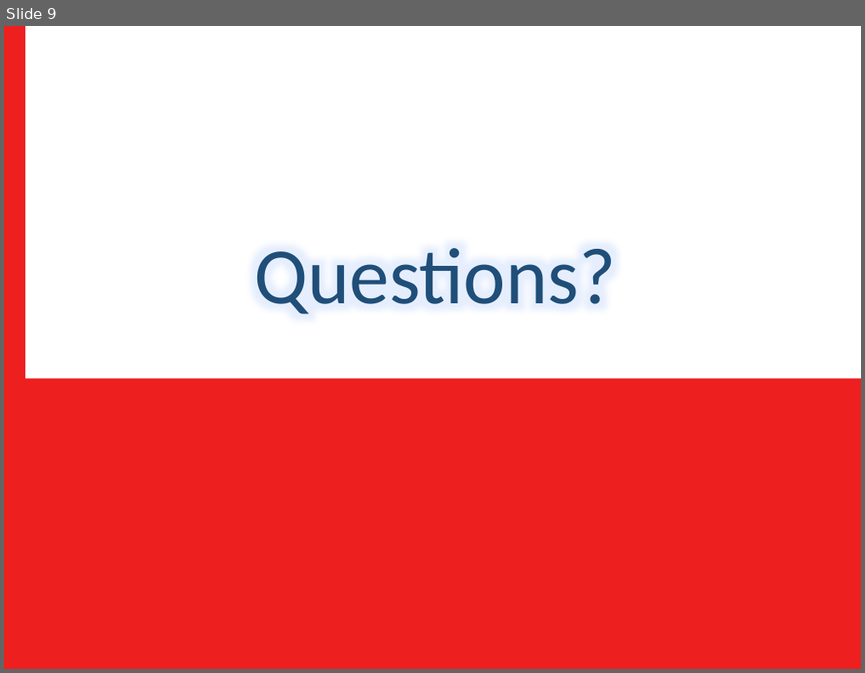
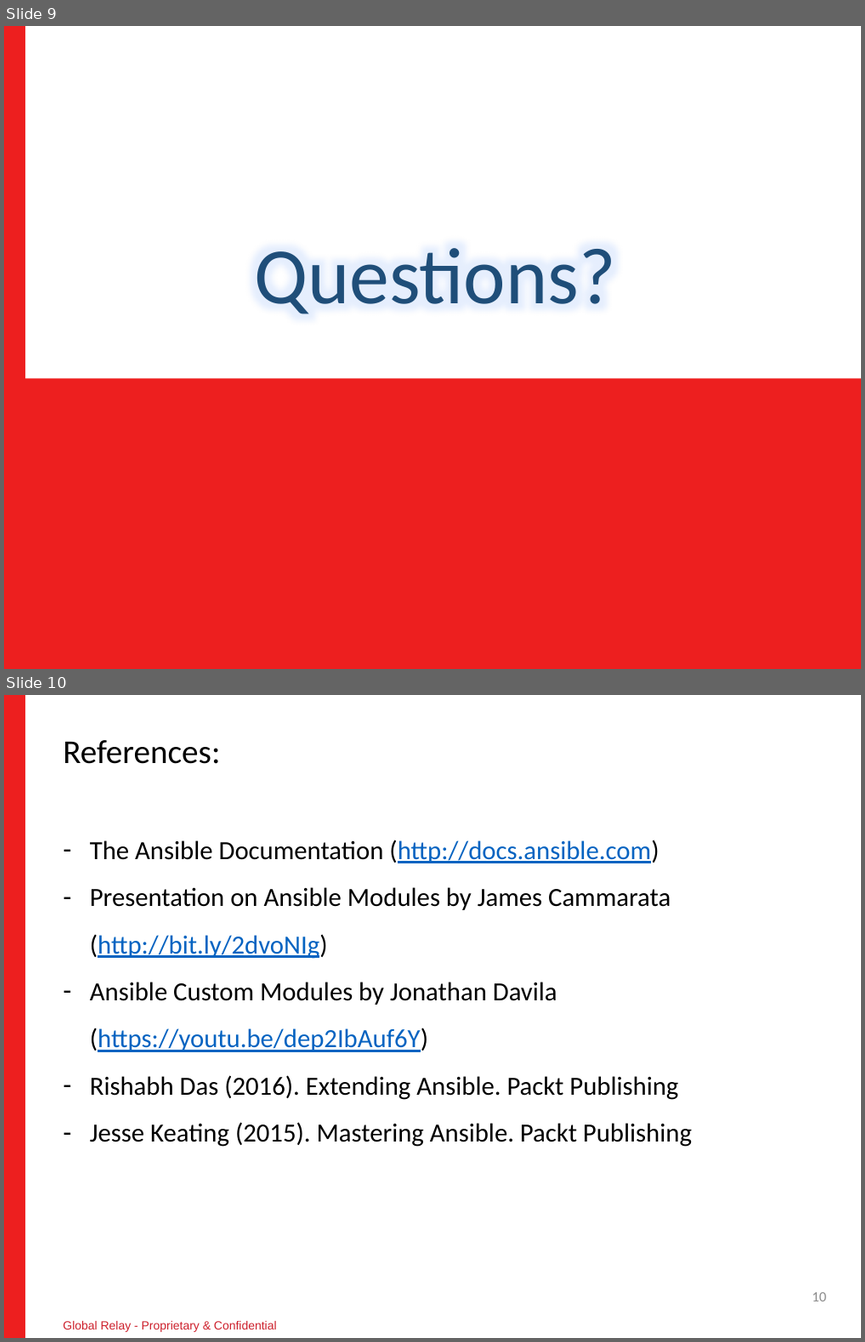
Before and after one commit to samsheriff/ansible, a slide deck: Ansible_Module_Present-Sep2016.pptx. Shown one above the other, each under a label of ours: slide 9 before the commit, slides 9 and 10 after it. The pictures are 865x673 and 865x1342 pixels, drawn with LibreOffice and Linux fonts; fonts in the diff are those of the drawing; background and template pictures are left out. Boxes give left, top, right and bottom in pixels: in the first picture for what was removed or moved away, otherwise in the second. Text is boxed around its words. In the diff, an @@ line names an element or a change of style, - is before the commit and + after.

```diff
--- a/Ansible_Module_Present-Sep2016.pptx
+++ b/Ansible_Module_Present-Sep2016.pptx
@@ slide 10 added at <box>4,695,861,1338</box>, background #FFFFFF; not listed: 1 template element that a slide beside it also shows @@
@@ text added at <box>63,740,692,1146</box>, 22 pt, text #000000 @@
+References:
+– The Ansible Documentation (http://docs.ansible.com)
+– Presentation on Ansible Modules by James Cammarata (http://bit.ly/2dvoNIg)
+– Ansible Custom Modules by Jonathan Davila (https://youtu.be/dep2IbAuf6Y)
+– Rishabh Das (2016). Extending Ansible. Packt Publishing
+– Jesse Keating (2015). Mastering Ansible. Packt Publishing
@@ page number added at <box>812,1292,826,1301</box>, 12 pt, text #8C8C8C @@
+10
@@ text added at <box>63,1321,277,1332</box>, 10 pt, text #CD202C @@
+Global Relay - Proprietary & Confidential
```
